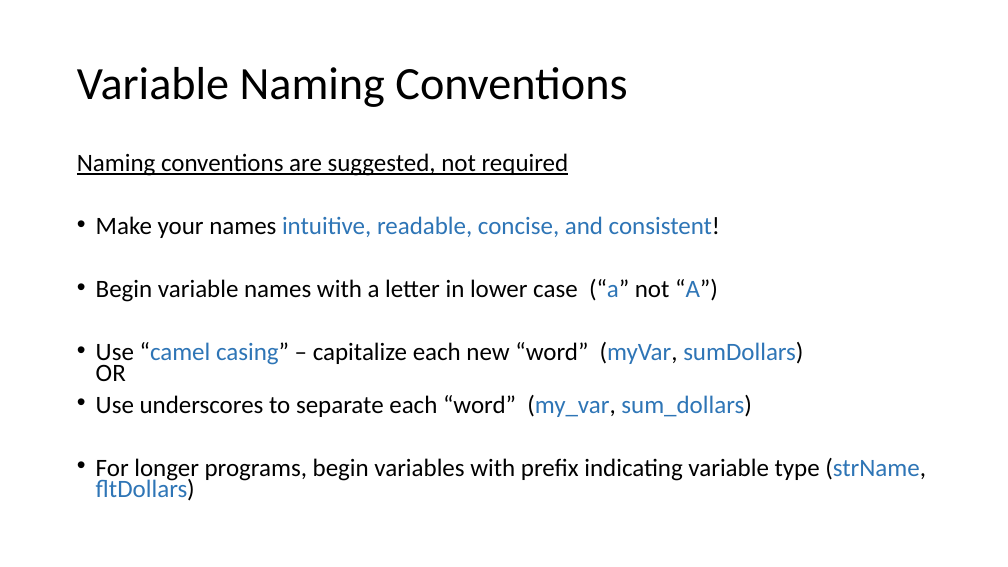
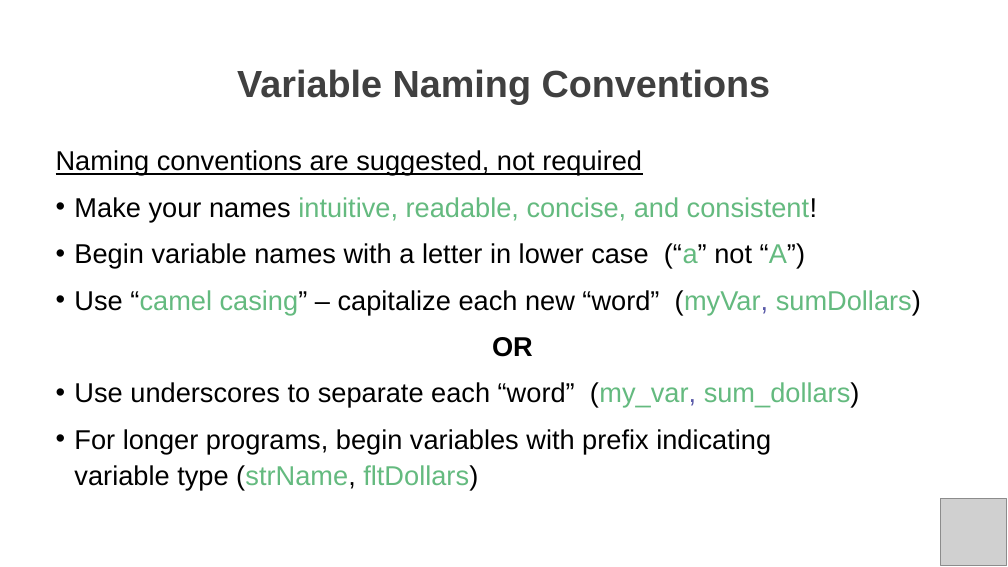
Before and after one commit to PracticumAI/python, a slide deck: slide 6 of presentations/02_variables.pptx (slide 5 before the commit). Drawn at 1008x567 pixels with LibreOffice and Linux fonts; fonts in the diff are those of the drawing; grey boxes stand for pictures. Boxes give left, top, right and bottom in pixels: in the first picture for what was removed or moved away, otherwise in the second. Text is boxed around its words. In the diff, an @@ line names an element or a change of style, - is before the commit and + after.

```diff
--- a/presentations/02_variables.pptx
+++ b/presentations/02_variables.pptx
@@ title "Variable Naming Conventions" at [237,69,771,104]: size 44 to 36 pt, font Calibri to Arial, text colour #000000 to #404040, bold on; alignment left to centre @@
@@ text "Naming conventions are suggested, not ...": place and size @@
-text "Naming conventions are suggested, not ..." at [77,153,926,501]
+text "Naming conventions are suggested, not ..." at [56,150,921,490]
@@ text at [56,150,860,490]: size 23.8 to 25.9 pt, font Calibri to Arial in "Naming conventions are suggested, not required", "Make your names intuitive, readable, concise, and ...", "Begin variable names with a letter in ...", "Use underscores to separate each “word” (my_var, ..." and 1 more places; text colour #2E75B6 to #64BA7F in "intuitive, readable, concise, and consistent!", "(“a” “A”)", "(my_var, sum_dollars)", "(strName, fltDollars)"; text colour #000000 to #5A5AA8 in "(my_var,"; line spacing 0.7 to 1.1 @@
@@ text at [74,290,921,357]: text changed; size 23.8 to 25.9 pt; font Calibri to Arial @@
-• Use “camel casing” – capitalize each new “word” (myVar, sumDollars)
-  OR
+• Use “camel casing” – capitalize each new “word” (myVar, sumDollars)
+OR
@@ picture added at [941,499,1007,566] @@
```
Also in this commit, not shown: 19 other slides changed, 5 slides added, 6 slides removed, 2 other files.
